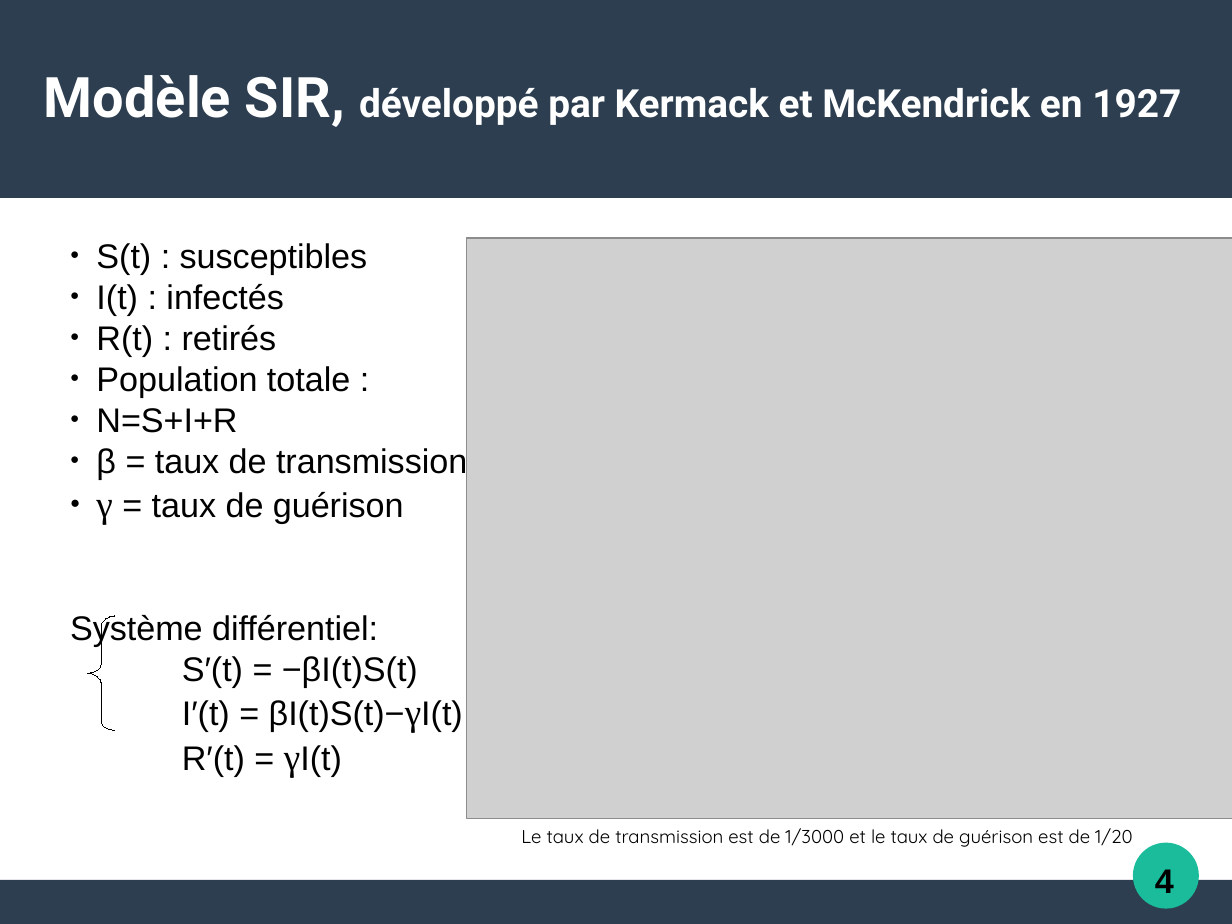
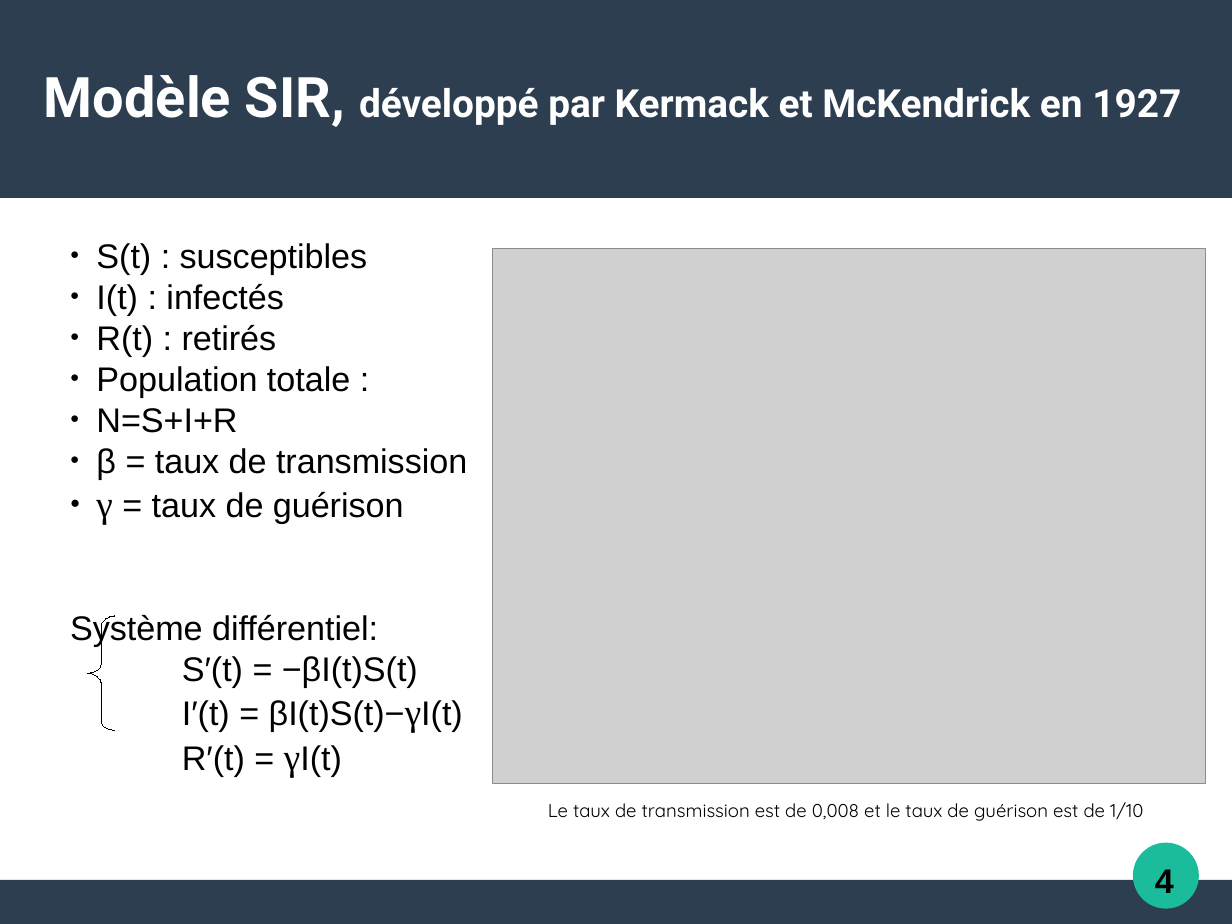
Before and after one commit to Alexia57/TIPE-2021-MP, a slide deck: slide 5 of Tipe_presentation.odp. Drawn at 1232x924 pixels with LibreOffice and Linux fonts; fonts in the diff are those of the drawing; grey boxes stand for pictures. Boxes give left, top, right and bottom in pixels: in the first picture for what was removed or moved away, otherwise in the second. Text is boxed around its words. In the diff, an @@ line names an element or a change of style, - is before the commit and + after.

```diff
--- a/Tipe_presentation.odp
+++ b/Tipe_presentation.odp
@@ picture: place and size @@
-picture at (467, 238, 1232, 818)
+picture at (493, 248, 1206, 783)
@@ text at (548, 802, 1143, 821): text changed @@
-Le taux de transmission est de 1/3000 et le taux de guérison est de 1/20
+Le taux de transmission est de 0,008 et le taux de guérison est de 1/10
```
Also in this commit, not shown: 7 other slides changed, 2 slides added, 6 slides removed, 11 other files.
